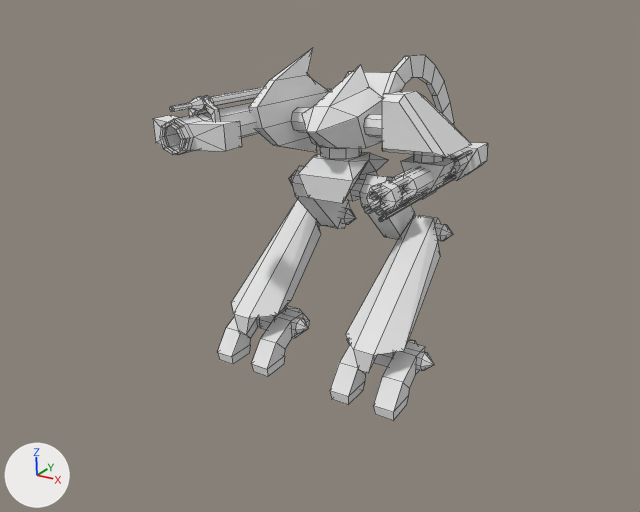
The Blender file Lisa/skeleton/skeleton.blend: old version first, new version second.
Rendered twice from the file's camera 'Camera'. Arrows for +X, +Y and +Z are at lower left; the lights stay in place. Mesh edges are drawn as thin lines.
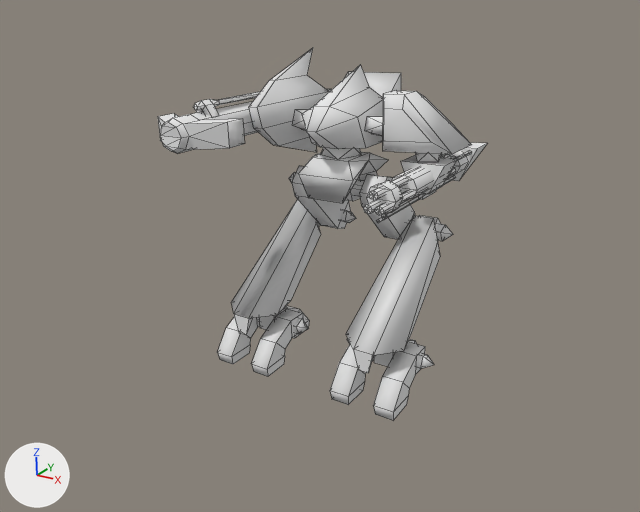
Pixel boxes [x1, y1, x2, y2] of what changed, in the pictures (640 x 512 px; the box of a moved part takes in the faces that stretch with it):
'Cube', reshaped
    before: [153, 48, 488, 420]
    after: [158, 48, 487, 420]
part 1 of me_cube, rebuilt
    before: [153, 87, 264, 155]
    after: [158, 102, 258, 154]
part 2 of me_cube, rebuilt (11% narrower, 15% shorter)
    before: [291, 107, 309, 132]
    after: [292, 109, 308, 130]
part 3 of me_cube, rebuilt
    before: [414, 154, 443, 163]
    after: [415, 153, 441, 162]
part 4 of me_cube, rebuilt
    before: [320, 147, 362, 159]
    after: [321, 148, 362, 159]
part 5 of me_cube, rebuilt (12% shorter)
    before: [364, 114, 382, 137]
    after: [365, 116, 383, 136]
part 6 of me_cube, added
    after: [193, 92, 260, 117]
part 7 of me_cube, cut back
    before: [289, 55, 488, 241]
    after: [289, 91, 487, 241]
part 8 of me_cube, moved or reshaped
    before: [347, 339, 434, 373]
    after: [347, 339, 434, 369]
part 9 of me_cube, moved or reshaped
    before: [247, 313, 309, 334]
    after: [247, 318, 309, 334]
part 10 of me_cube, shading changed
    both: [218, 48, 464, 420]

The change, as a list of edits to the scene's bpy script:
```text
Change me_cube:
    used by ob_cube; location = (0.0, 0.0, 0.0)
    remove me_cube.from_pydata(...)  # 964 vertices, 974 faces; spans x -19.7..3.7, y -10.9..14.8, z -3.4..27.2
    add me_cube.from_pydata(...)  # 659 vertices, 688 faces; spans x -19.7..3.7, y -10.7..14.8, z -3.4..27.2
    me_cube part 1: the loose piece of 195 vertices spanning x -19.0..-11.0, y -10.9..4.9, z 19.8..24.2 is rebuilt with 40 vertices and now spans x -19.5..-11.5, y -10.5..6.0, z 19.8..22.8
    me_cube part 2: the loose piece of 16 vertices spanning x -13.0..-11.0, y 2.9..5.3, z 19.5..21.9 is rebuilt with 8 vertices and now spans x -13.0..-11.0, y 3.1..5.1, z 19.7..21.8
    me_cube part 3: the loose piece of 16 vertices spanning x -1.1..1.7, y 4.0..6.8, z 17.7..18.7 is rebuilt with 8 vertices and now spans x -0.9..1.5, y 4.2..6.6, z 17.7..18.7
    me_cube part 4: the loose piece of 16 vertices spanning x -10.0..-6.0, y 1.9..5.9, z 17.7..18.7 is rebuilt with 8 vertices and now spans x -9.8..-6.2, y 2.1..5.7, z 17.7..18.8
    me_cube part 5: the loose piece of 16 vertices spanning x -5.0..-3.0, y 3.0..5.0, z 19.7..21.7 is rebuilt with 8 vertices and now spans x -5.0..-3.0, y 3.2..4.9, z 19.9..21.6
    me_cube part 6: a new loose piece of 33 vertices spanning x -16.5..-14.5, y -7.4..5.1, z 22.0..23.7, in mat_material (white #e7e7e7)
    me_cube part 7: 27 vertices moved from x -18.0..3.0, y -3.0..11.9, z 14.5..25.2 to x -19.0..3.0, y -2.8..11.9, z 14.5..25.2; 175 vertices removed from x -16.7..2.9, y -4.8..14.8, z 8.9..26.6; 49 vertices added at x -16.7..2.0, y -4.8..11.9, z 9.0..23.1
    me_cube part 8: 18 vertices removed from x -4.7..2.7, y -1.5..1.5, z -0.9..3.1; 9 vertices added at x -4.7..2.7, y -1.5..1.4, z -0.8..3.1
    me_cube part 9: 18 vertices removed from x -18.7..-11.3, y -1.5..1.5, z -0.9..3.1; 9 vertices added at x -18.7..-11.3, y -1.5..1.4, z -0.8..3.1
    me_cube part 10: 204 kept faces spanning x -19.0..3.0, y -4.8..11.9, z -3.4..27.2 are now shaded smooth
```
